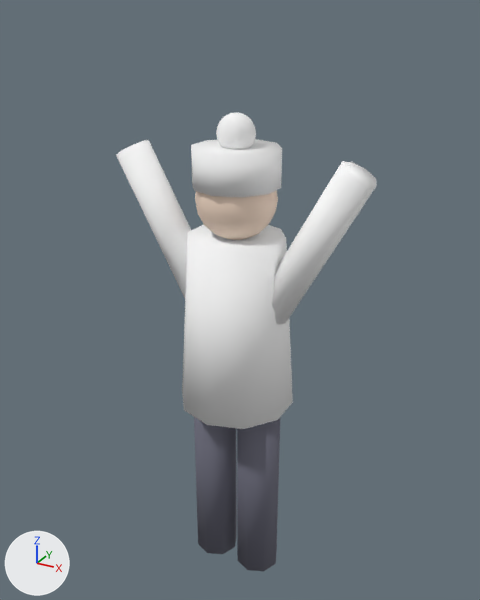
The glTF model godot/games/frostpeak/art/models/spectator.glb as it was, and as the next commit left it.
The view is the same before and after, from a 50 mm camera at (0.988, -1.772, 1.963) aimed at (-0.011, 0.044, 1.055). Arrows for +X, +Y and +Z are at lower left; the lights stay in place. The first picture is the older version. Vertices at exactly the same position are counted once.

The first picture shows 'spectator'.
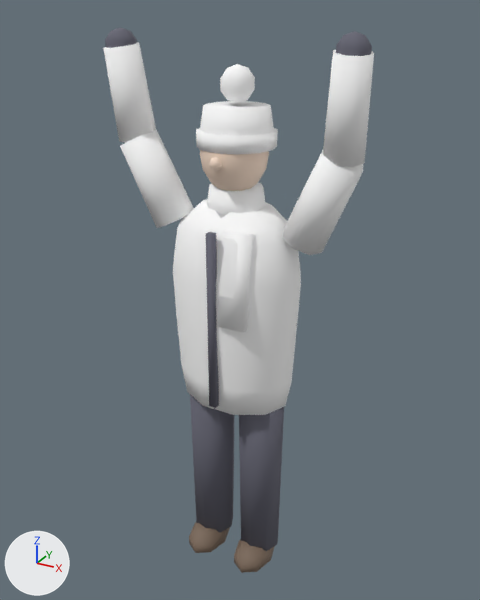
Location of each change, [x1, y1, x2, y2] in pixels of the pictures (480 x 600 px; the box of a moved part takes in the faces that stretch with it):
'spectator', reshaped, moved (19% taller)
    before: [116, 113, 377, 571]
    after: [103, 27, 374, 573]
part 1 of me_cone, added
    after: [206, 232, 219, 408]
part 2 of me_cone, moved or reshaped
    before: [194, 417, 237, 554]
    after: [190, 394, 234, 533]
part 3 of me_cone, moved or reshaped
    before: [237, 418, 280, 571]
    after: [239, 407, 284, 551]
part 4 of me_cone, added
    after: [105, 27, 137, 48]
part 5 of me_cone, added
    after: [336, 31, 372, 56]
part 6 of me_cone, added (brown)
    after: [189, 522, 230, 553]
part 7 of me_cone, added (brown)
    after: [234, 539, 275, 573]
part 8 of me_cone, added
    after: [207, 182, 266, 218]
part 9 of me_cone, added
    after: [220, 64, 255, 103]
part 10 of me_cone, added
    after: [196, 128, 278, 154]
part 11 of me_cone, added (beige)
    after: [200, 150, 269, 191]
part 12 of me_cone, added
    after: [209, 157, 222, 171]
part 13 of me_cone, added
    after: [200, 101, 274, 136]
part 14 of me_cone, added
    after: [173, 199, 301, 415]
part 15 of me_cone, added
    after: [120, 130, 194, 228]
part 16 of me_cone, added
    after: [103, 42, 156, 143]
part 17 of me_cone, added
    after: [282, 150, 363, 255]
part 18 of me_cone, added
    after: [323, 50, 374, 167]
part 19 of me_cone, deleted
    before: [116, 113, 377, 429]
part 20 of me_cone, added
    after: [217, 231, 255, 333]

Edits to the bpy script that builds the scene:
```text
Change me_cone:
    remove me_cone.from_pydata(...)  # 396 vertices, 760 faces; spans x -0.44..0.44, y -0.2..0.2, z -1.0..0.68
    add me_cone.from_pydata(...)  # 516 vertices, 956 faces; spans x -0.42..0.42, y -0.17..0.15, z 0.01..1.91
    me_cone part 1: a new loose piece, a box spanning x -0.013..0.013, y -0.165..-0.145, z 0.75..1.35, in mat_trousers (grey #656573)
    me_cone part 2: the loose piece of 16 vertices spanning x -0.17..-0.01, y -0.08..0.08, z -1.0..-0.3 is moved by (-0.01, 0.0, 1.1)
    me_cone part 3: the loose piece of 16 vertices spanning x 0.01..0.17, y -0.08..0.08, z -1.0..-0.3 is moved by (0.01, 0.0, 1.1)
    me_cone part 4: a new loose piece, a UV sphere (8 segments, 5 rings, poles along z) spanning x -0.418..-0.322, y -0.098..-0.002, z 1.81..1.91, in mat_trousers (grey #656573)
    me_cone part 5: a new loose piece, a UV sphere (8 segments, 5 rings, poles along z) spanning x 0.322..0.418, y -0.098..-0.002, z 1.81..1.91, in mat_trousers (grey #656573)
    me_cone part 6: a new loose piece, a UV sphere (8 segments, 5 rings, poles along z) spanning x -0.17..-0.03, y -0.15..0.07, z 0.01..0.13, in mat_spectator_boots (brown #7c6959)
    me_cone part 7: a new loose piece, a UV sphere (8 segments, 5 rings, poles along z) spanning x 0.03..0.17, y -0.15..0.07, z 0.01..0.13, in mat_spectator_boots (brown #7c6959)
    me_cone part 8: a new loose piece, a 10-sided cut cone along z (radius 0.1 at the low end, 0.085 at the high end) spanning x -0.095..0.095, y -0.1..0.1, z 1.36..1.46, in mat_scarf (white #ffffff)
    me_cone part 9: a new loose piece, a UV sphere (8 segments, 5 rings, poles along z) spanning x -0.05..0.05, y -0.04..0.06, z 1.71..1.81, in mat_scarf (white #ffffff)
    me_cone part 10: a new loose piece, a 12-sided cylinder along z spanning x -0.122..0.122, y -0.117..0.127, z 1.58..1.63, in mat_scarf (white #ffffff)
    me_cone part 11: a new loose piece, a UV sphere (12 segments, 8 rings, poles along z) spanning x -0.1..0.1, y -0.12..0.1, z 1.44..1.68, in mat_face (beige #f6ddc8)
    me_cone part 12: a new loose piece, a UV sphere (6 segments, 4 rings, poles along z) spanning x -0.017..0.017, y -0.142..-0.098, z 1.528..1.572, in mat_face (beige #f6ddc8)
    me_cone part 13: a new loose piece, a 12-sided cut cone along z (radius 0.12 at the low end, 0.1 at the high end) spanning x -0.12..0.12, y -0.11..0.12, z 1.58..1.7, in mat_hat (white #ffffff)
    me_cone part 14: a new loose piece of 60 vertices spanning x -0.23..0.23, y -0.15..0.15, z 0.72..1.4, in mat_coat (white #ffffff)
    me_cone part 15: a new loose piece of 16 vertices spanning x -0.41..-0.17, y -0.08..0.07, z 1.29..1.61, in mat_coat (white #ffffff)
    me_cone part 16: a new loose piece of 16 vertices spanning x -0.42..-0.29, y -0.1..0.04, z 1.57..1.87, in mat_coat (white #ffffff)
    me_cone part 17: a new loose piece of 16 vertices spanning x 0.17..0.41, y -0.08..0.07, z 1.29..1.61, in mat_coat (white #ffffff)
    me_cone part 18: a new loose piece of 16 vertices spanning x 0.29..0.42, y -0.1..0.04, z 1.57..1.87, in mat_coat (white #ffffff)
    me_cone part 19: 6 loose pieces with 364 vertices, spanning x -0.44..0.44, y -0.2..0.2, z -0.3..0.68, are deleted
    me_cone part 20: 8 vertices added at x 0.02..0.12, y -0.17..-0.09, z 1.05..1.35
    remove me_cone.materials.append(mat_bobble_hat)  # white #f9f9f9
    add me_cone.materials.append(mat_spectator_boots)  # brown #7c6959
    add me_cone.materials.append(mat_scarf)  # white #ffffff
    add me_cone.materials.append(mat_hat)  # white #ffffff
Change ob_spectator:
    ob_spectator.location: (0.0, 0.0, 1.0) -> (0.0, 0.0, 0.0)
```
